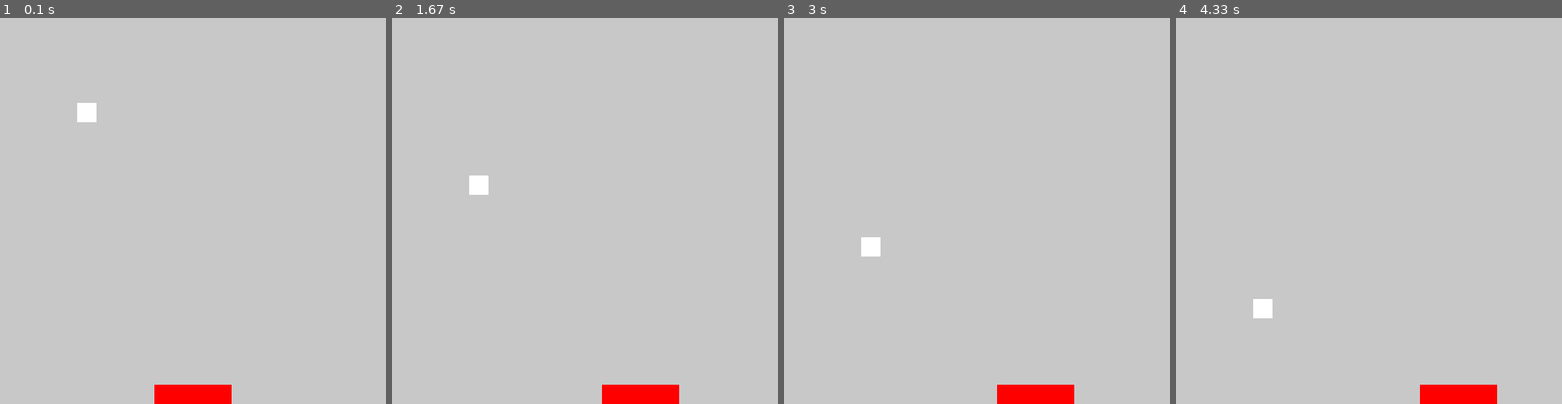
Above: before the commit, frames 1-4 (left to right).
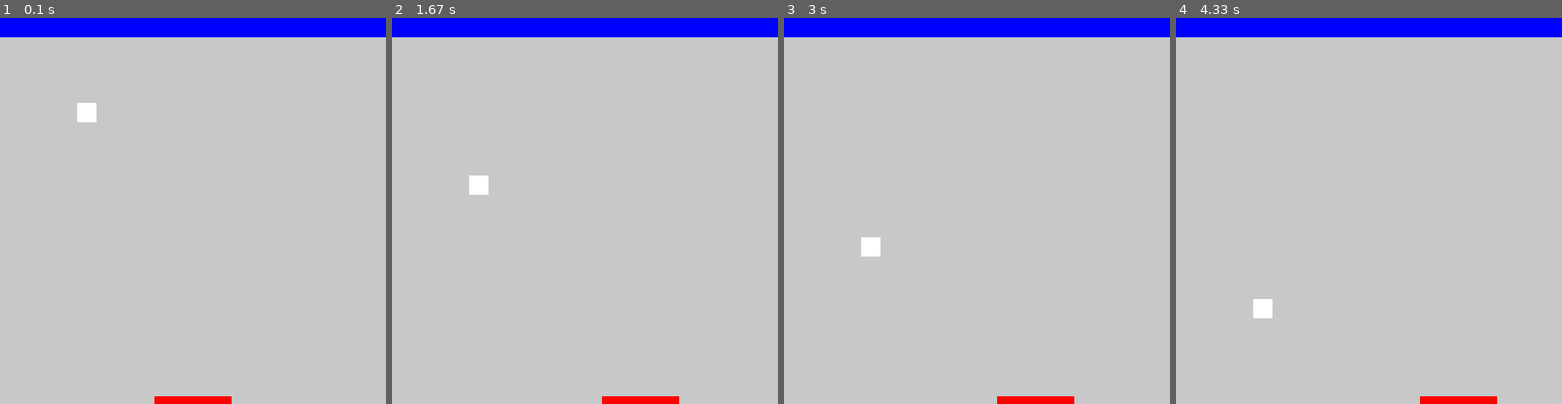
Above: after the commit, the same moments.

Repository: jreich02/PythonIntro
Game: pygame game, started from pygameIntro.py
Two runs of this game, one before a commit and one after it. Both use one fixed random seed, a clock stepped at 60 frames per second and the inputs below.
Inputs:
- Up to frame 1 (0.1 s): no input
- Up to frame 2 (1.67 s): hold Right 0.33-0.8 s; hold Right 0.83-1.3 s; hold Left from 1.33 s (still down)
- Up to frame 3 (3 s): release Left at 1.87 s; hold Left 1.9-2.3 s; hold Right 2.33-2.97 s
- Up to frame 4 (4.33 s): hold Left 3-3.47 s; hold Right 3.5-3.97 s; hold Right from 4 s (still down)

The runs differ from the first frame. In frame 1, 5.6% of the frame differs, in the area x 0-100%, y 0-98%; in frame 2, 5.6%; in frame 3, 5.6%; in frame 4, 5.6%.

Commit message:
Co-authored-by: jreich02 <jreich02@users.noreply.github.com>

Diff:
--- a/pygameIntro.py
+++ b/pygameIntro.py
@@ -4,8 +4,26 @@
 
 # Initialize game
 pygame.init()
-pygame.display.set_caption("hi 4160/6160")
+#window name
+pygame.display.set_caption("Pong-Game")
 surface = pygame.display.set_mode(SCREEN_SIZE)
+
+#Text Settings
+# color
+green = (0, 255, 0)
+blue = (0, 0, 255)
+
+# font
+font = pygame.font.Font('Freesansbold.ttf', 32)
+
+# text
+text = font.render('Game Over', True, green, blue)
+
+# Creates rect obj for the text surface obj
+textRect = text.get_rect()
+
+textRect.center = (SCREEN_WIDTH // 2, SCREEN_HEIGHT // 2)
+
 
 # Color of my window
 screenColor = (200, 200, 200)
@@ -18,9 +36,16 @@
 
 gamePong = pygame.Rect(rectX, rectY, pongWidth, pongHeight)
 
+# ceiling object - rectangle vars
+ceilingColor = (0, 0, 255)
+ceilingSize = ceilingWidth, ceilingHeight = SCREEN_WIDTH, 25
+ceilingPos = ceilingX, ceilingY =  0, 0
+
+gameCeiling = pygame.Rect(ceilingX, ceilingY, ceilingWidth, ceilingHeight)
+
 # player - rectangle vars
 rectColor = (255, 0, 0)
-rectSize = rectWidth, rectHeight = 100, 25
+rectSize = rectWidth, rectHeight = 100, 10
 rectPos = rectX, rectY = 200, 500
 rectSpeed = 2
 
@@ -42,6 +67,7 @@
 def move_pong(gamePong):
     gamePong.move_ip(0, pongSpeed)
 
+
 # Game loop
 while True:
     for event in pygame.event.get():
@@ -53,13 +79,35 @@
     # Allow pong to move
     move_pong(gamePong)
 
+    #Collision - if pong collides with player rect
+    collidePlayer = pygame.Rect.colliderect(gameRect, gamePong)
+    if collidePlayer:
+        pongSpeed *=-1
 
+    #Collision - if pong collides with display ceiling
+    collideCeiling = pygame.Rect.colliderect(gameCeiling, gamePong)
+    if collideCeiling:
+        pongSpeed *= -1
+
+    # Text Display
+    surface.blit(text, textRect)
+    #restrict - rect to display
     gameRect.clamp_ip(surface.get_rect())
+
+    #restrict - pong to display
+    gamePong.clamp_ip(surface.get_rect())
+
     #draw stuff to screen
     surface.fill(screenColor)
+
     #draw - player
     pygame.draw.rect(surface, rectColor, gameRect)
+
     #draw - pong
     pygame.draw.rect(surface, pongColor, gamePong)
-    #draw - display
+
+    #draw - ceiling
+    pygame.draw.rect(surface, ceilingColor, gameCeiling)
+
+    #draw - display (keep drawing till end)
     pygame.display.update()
